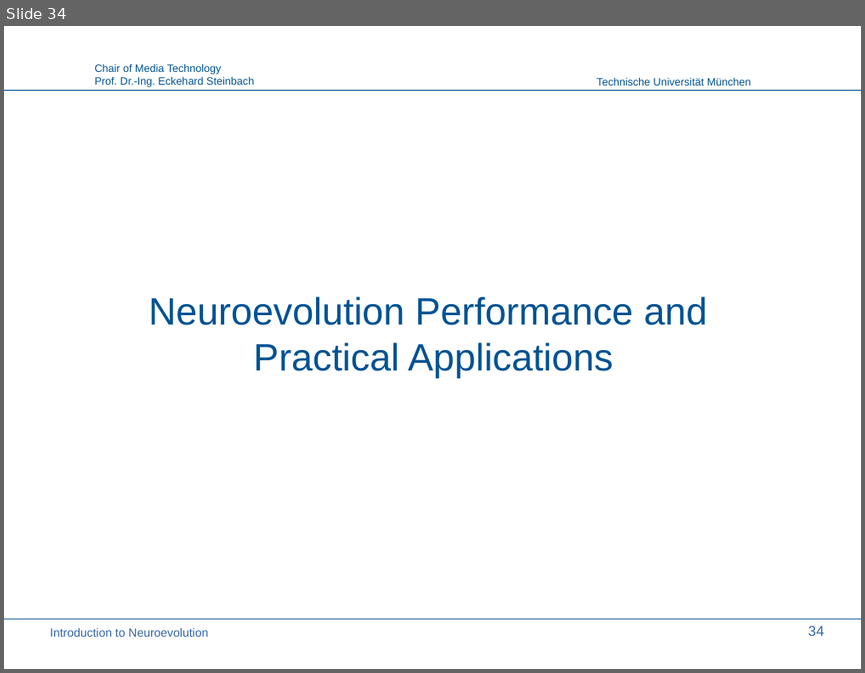
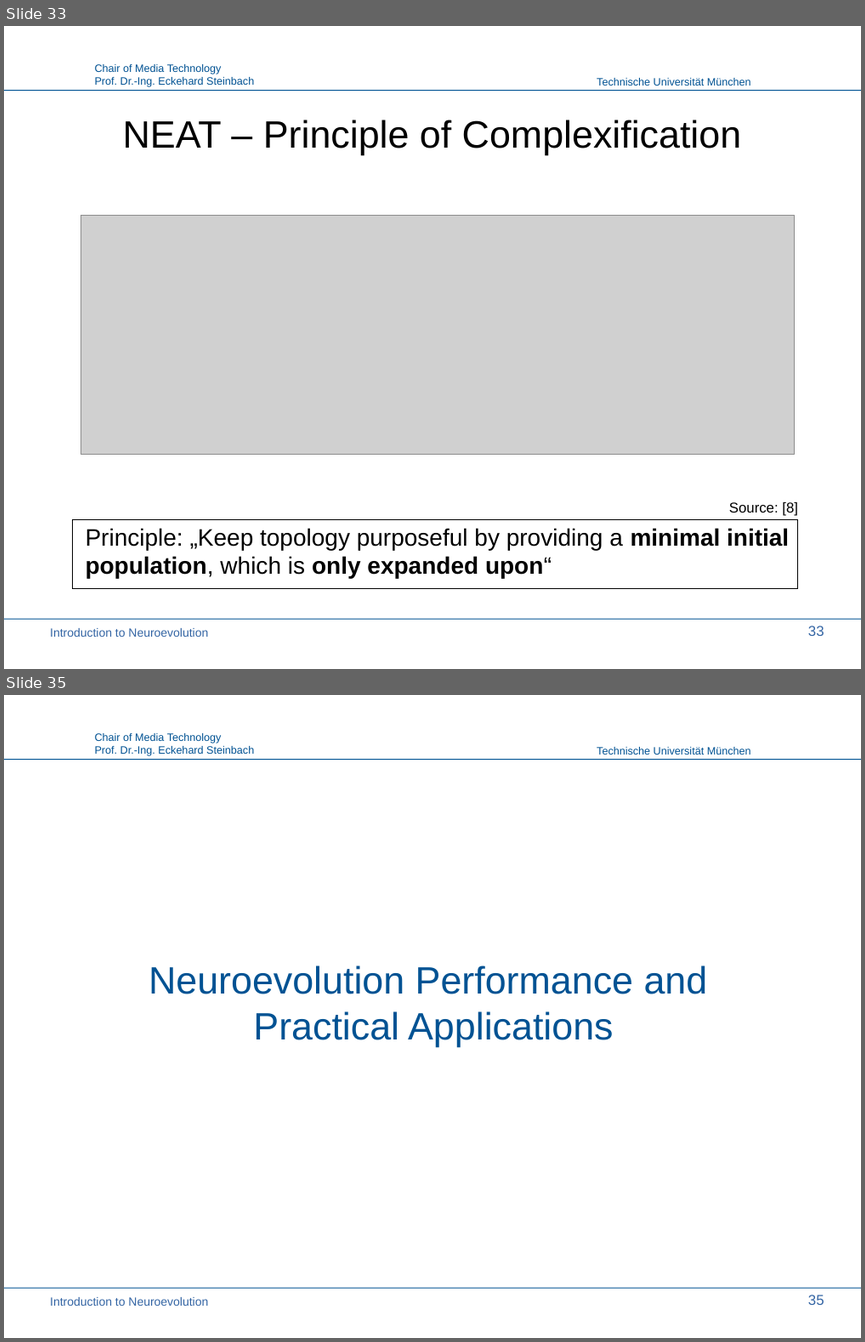
Before and after one commit to PaulPauls/Neuroevolution_of_Augmenting_Topologies_Paper, a slide deck: presentation/neuroevolution_presentation.odp. Shown one above the other, each under a label of ours: slide 34 before the commit, slides 33 and 35 after it; the slides between them are not shown. The pictures are 865x673 and 865x1342 pixels, drawn with LibreOffice and Linux fonts; fonts in the diff are those of the drawing; grey boxes stand for pictures; background and template pictures are left out. Boxes give left, top, right and bottom in pixels: in the first picture for what was removed or moved away, otherwise in the second. Text is boxed around its words. In the diff, an @@ line names an element or a change of style, - is before the commit and + after.

Commit message:
Finish chapter 'NEAT'

```diff
--- a/presentation/neuroevolution_presentation.odp
+++ b/presentation/neuroevolution_presentation.odp
@@ slide 33 added at box(4, 26, 861, 669), background #FFFFFF; not listed: 4 template elements that a slide beside it also shows @@
@@ title added at box(123, 120, 742, 155), 32 pt, text #000000 @@
+NEAT – Principle of Complexification
@@ picture added at box(81, 216, 794, 454) @@
@@ text added at box(729, 502, 798, 516), 12 pt, text #000000 @@
+Source: [8]
@@ rectangle added at box(73, 520, 797, 588), fill #FFFFFF, outline #000000 0 pt @@
@@ text added at box(86, 528, 789, 578), 20 pt, text #000000 @@
+Principle: „Keep topology purposeful by providing a minimal initial population, which is only expanded upon“
@@ text added at box(50, 628, 208, 636), 10 pt, text #3465A4 @@
+Introduction to Neuroevolution
@@ page number added at box(808, 625, 824, 635), 12 pt, text #3465A4 @@
+33
@@ what was slide 34 is now slide 35 @@
@@ page number at box(808, 1294, 824, 1304): text changed @@
-34
+35
```
Also in this commit, not shown: 3 slides changed, 1 other slide added, 1 slide removed, 1 other file.
